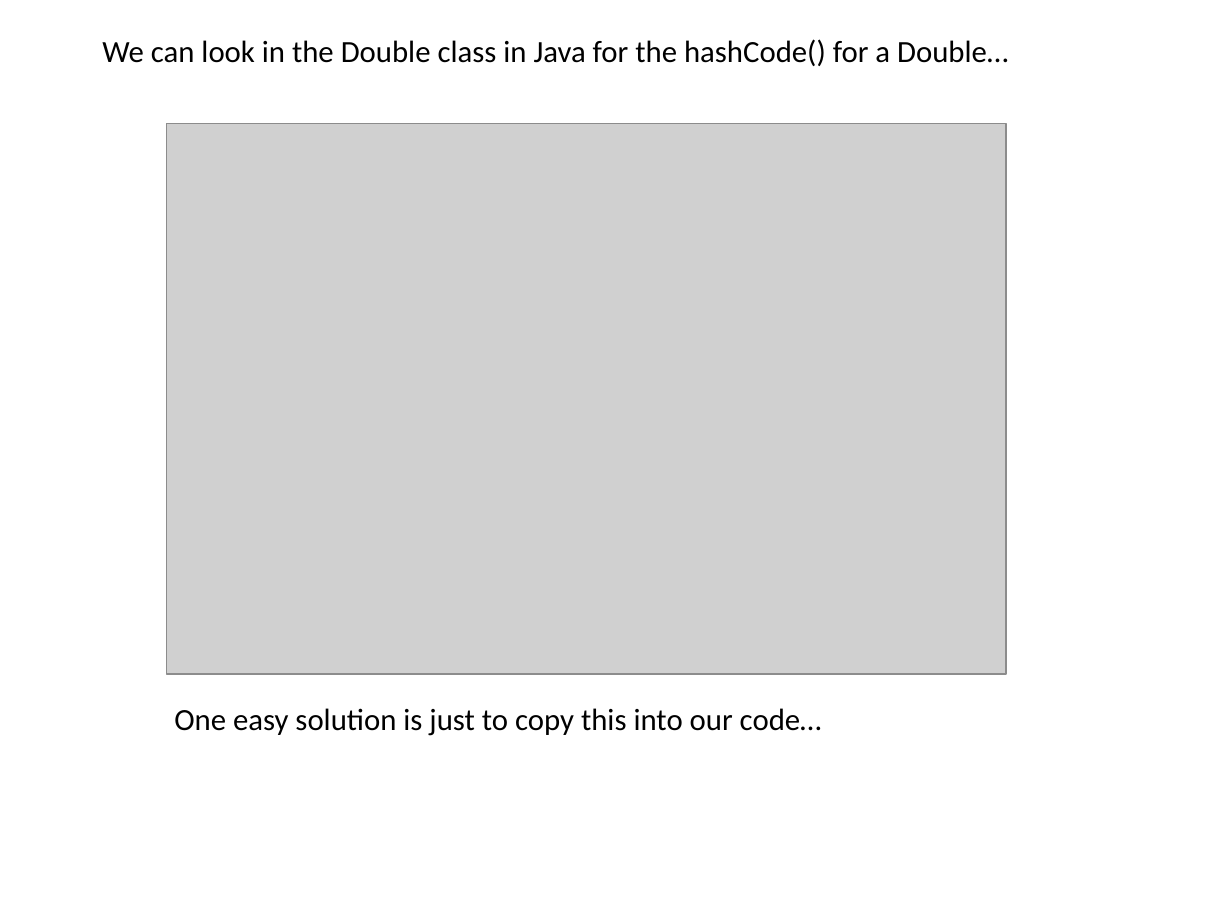
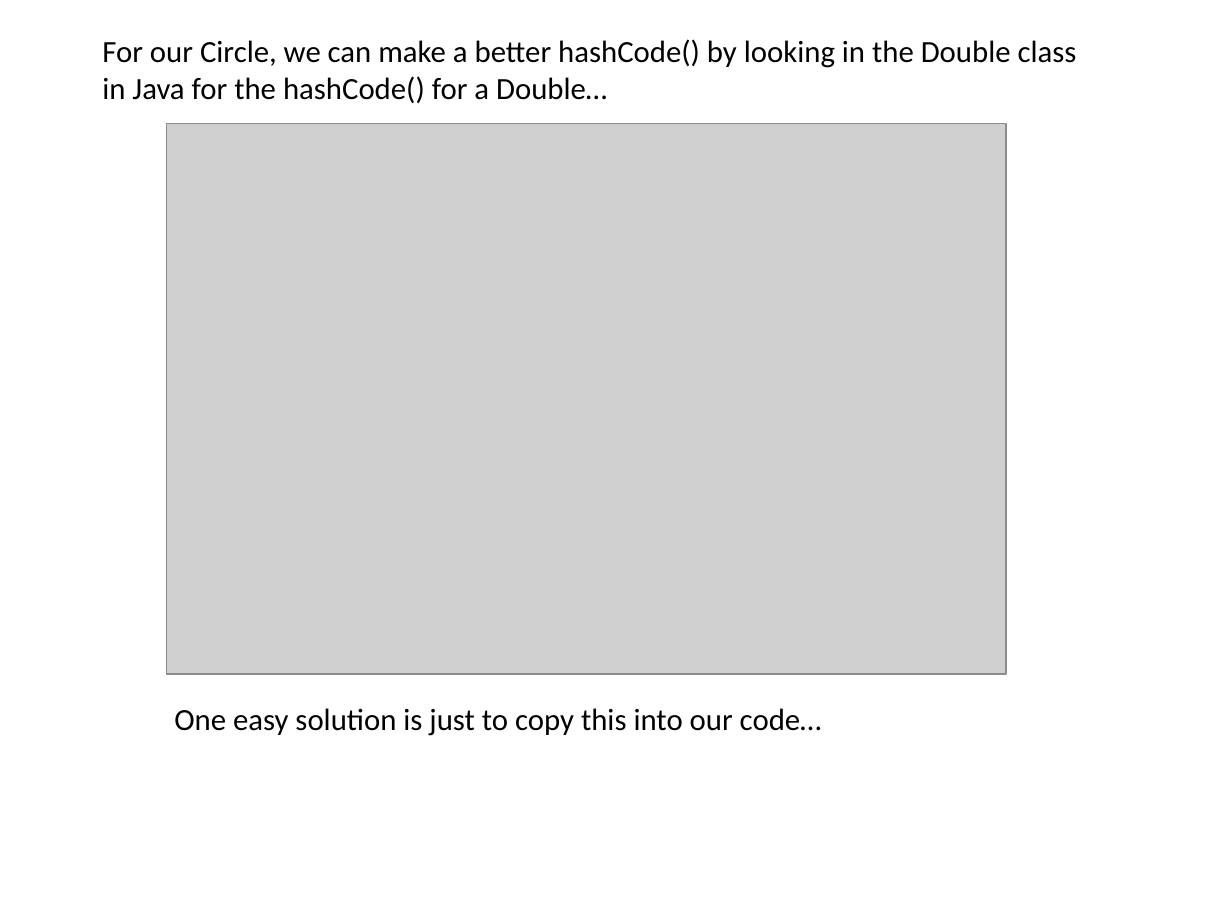
Before and after one commit to afodor/afodor.github.io, a slide deck: slide 42 of classes/prog2017/Prog3-Lecture08.pptx (slide 40 before the commit). Drawn at 1232x924 pixels with LibreOffice and Linux fonts; fonts in the diff are those of the drawing; grey boxes stand for pictures. Boxes give left, top, right and bottom in pixels: in the first picture for what was removed or moved away, otherwise in the second. Text is boxed around its words. In the diff, an @@ line names an element or a change of style, - is before the commit and + after.

Commit message:
example of legal but slow hashCode()

```diff
--- a/classes/prog2017/Prog3-Lecture08.pptx
+++ b/classes/prog2017/Prog3-Lecture08.pptx
@@ text at (102, 39, 1077, 103): text changed @@
-We can look in the Double class in Java for the hashCode() for a Double…
+For our Circle, we can make a better hashCode() by looking in the Double class
+in Java for the hashCode() for a Double…
```
Also in this commit, not shown: 3 other slides changed, 2 slides added.
